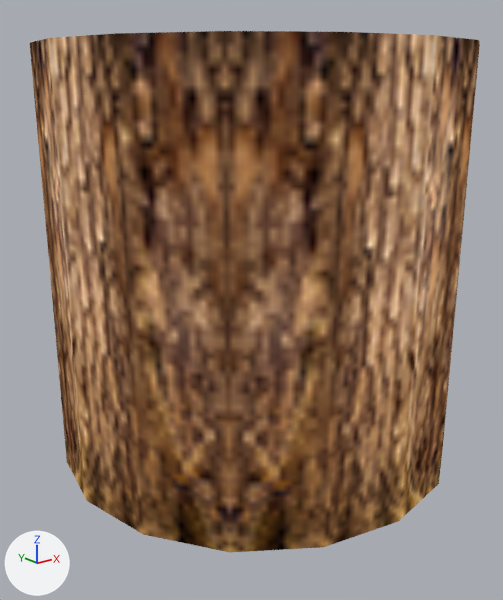
The glTF model frog wizard project/exports/tree trunk platform.glb as it was, and as the next commit left it.
The view is the same before and after, from a camera (50 mm lens) standing at (-2.15, -2.66, 1.84) and looking at (-0.06, -0.04, 0.8). Arrows for +X, +Y and +Z are at lower left; the lights stay in place. The older version comes first. Where no turn or scale is listed for an object, it has been applied to the vertices. Vertices at exactly the same position are counted once.

In view in the first picture: 'tree'.
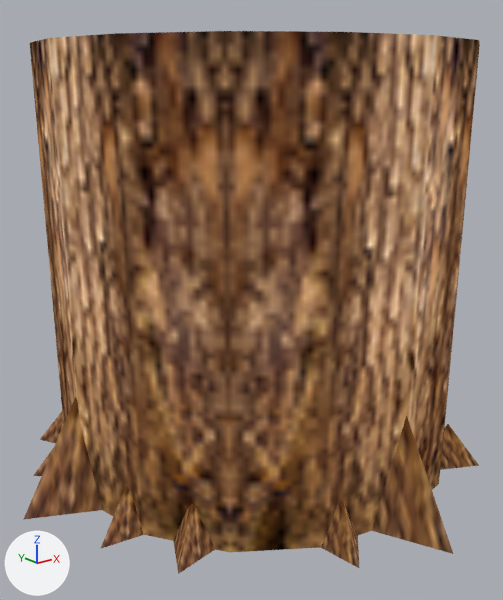
Where the change shows, as pixel boxes [x1, y1, x2, y2] in the pictures (503 x 600 px):
```json
{"object": "root", "change": "reshaped", "after": [23, 397, 453, 554], "on screen": "not visible before"}
{"object": "root small", "change": "reshaped", "after": [33, 412, 479, 574], "on screen": "not visible before"}
{"part": 1, "of": "me_cone", "change": "added", "after": [372, 416, 453, 554], "on screen": "brown"}
{"part": 2, "of": "me_cone", "change": "added", "after": [23, 397, 102, 520], "on screen": "brown"}
```

Edits to the scene script, one JSON object a line:
```json
{"block": "me_cone", "where": "# used by ob_root; location = (0.0, 0.0, 0.257)"}
{"block": "me_cone", "where": "# verts and faces of me_cone; kept vertices keep their numbers, new ones are numbered from 4"}
{"op": "remove", "block": "me_cone", "code": "me_cone.from_pydata(...)  # 4 vertices, 4 faces; spans x -0.247..0.247, y -0.143..0.286, z -0.257..0.257"}
{"op": "add", "block": "me_cone", "code": "me_cone.from_pydata(...)  # 16 vertices, 16 faces; spans x -1.283..1.278, y -1.286..1.281, z -0.257..0.257"}
{"block": "me_cone", "change": "me_cone part 1"}
{"op": "add", "block": "me_cone", "code": "verts[4] = (0.0, -1.286, -0.257)  # pixel (453, 553)"}
{"op": "add", "block": "me_cone", "code": "verts[5] = (-0.21, -0.83, -0.257)"}
{"op": "add", "block": "me_cone", "code": "verts[6] = (0.21, -0.83, -0.257)"}
{"op": "add", "block": "me_cone", "code": "verts[7] = (0.0, -1.0, 0.257)  # pixel (406, 415)"}
{"op": "add", "block": "me_cone", "code": "faces += [(4, 7, 5), (4, 5, 6), (5, 7, 6), (4, 6, 7)]"}
{"block": "me_cone", "change": "me_cone part 2"}
{"op": "add", "block": "me_cone", "code": "verts[8] = (-1.283, 0.043, -0.257)  # pixel (23, 519)"}
{"op": "add", "block": "me_cone", "code": "verts[9] = (-0.823, 0.238, -0.257)"}
{"op": "add", "block": "me_cone", "code": "verts[10] = (-0.836, -0.182, -0.257)"}
{"op": "add", "block": "me_cone", "code": "verts[11] = (-0.998, 0.033, 0.257)  # pixel (75, 396)"}
{"op": "add", "block": "me_cone", "code": "faces += [(8, 11, 9), (8, 9, 10), (9, 11, 10), (8, 10, 11)]"}
{"block": "me_cone", "change": "other edits to the shape of me_cone do not show in these pictures"}
{"block": "me_cone_001", "where": "# used by ob_root_small; location = (0.0, 0.0, 0.0)"}
{"op": "remove", "block": "me_cone_001", "code": "me_cone_001.from_pydata(...)  # 4 vertices, 4 faces; spans x -0.145..0.145, y -0.084..0.168, z 0.0..0.21"}
{"op": "add", "block": "me_cone_001", "code": "me_cone_001.from_pydata(...)  # 40 vertices, 40 faces; spans x -1.112..1.168, y -1.168..1.11, z 0.0..0.21"}
{"block": "me_cone_001", "change": "me_cone_001 part 3"}
{"block": "me_cone_001", "change": "32 vertices are added at x -1.112..0.681, y -1.168..1.11, z 0.0..0.21"}
{"block": "me_cone_001", "change": "32 new faces join them"}
{"block": "me_cone_001", "change": "other edits to the shape of me_cone_001 do not show in these pictures"}
```
